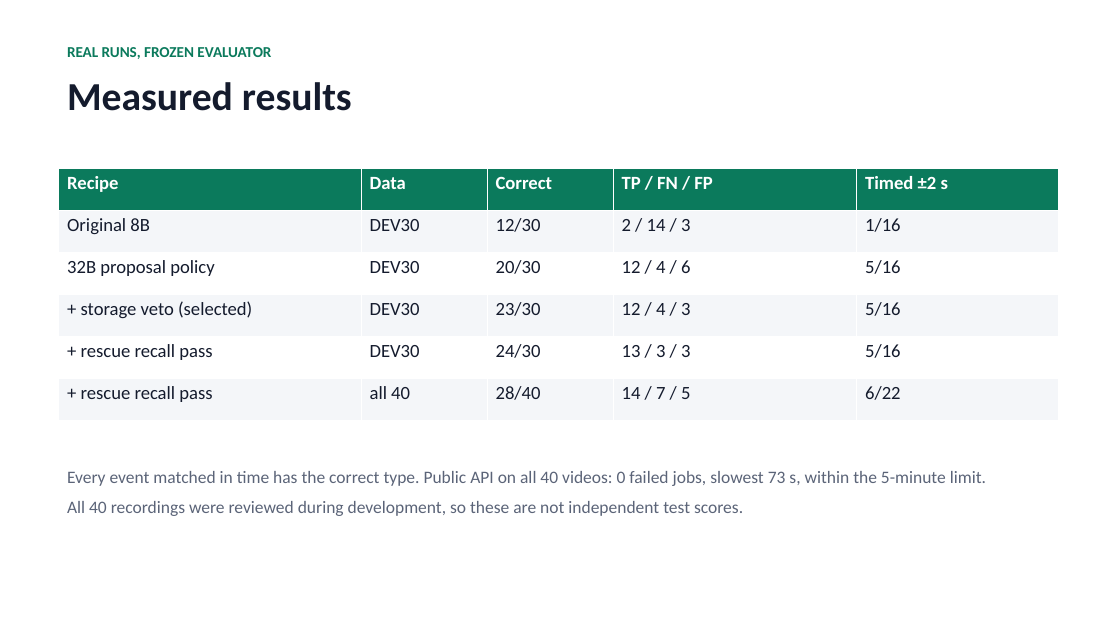
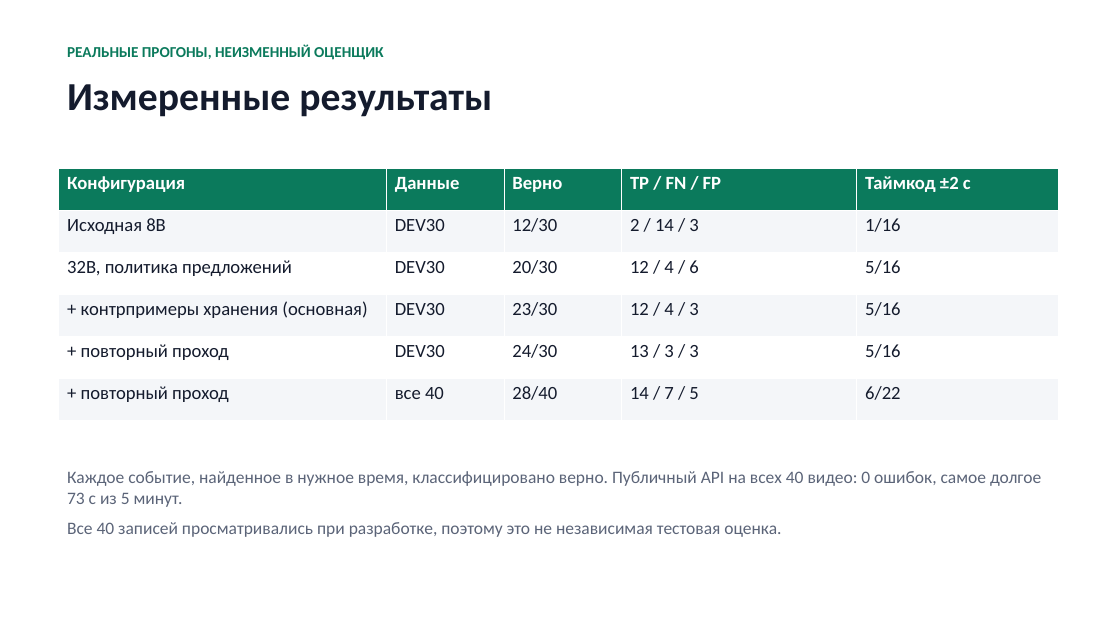
Before and after one commit to ibrakhim2906/fortebank-cash-handling-violation-detector, a slide deck: slide 4 of docs/CashLint-pitch.pptx. Drawn at 1120x630 pixels with LibreOffice and Linux fonts; fonts in the diff are those of the drawing. Boxes give left, top, right and bottom in pixels: in the first picture for what was removed or moved away, otherwise in the second. Text is boxed around its words. In the diff, an @@ line names an element or a change of style, - is before the commit and + after.

```diff
--- a/docs/CashLint-pitch.pptx
+++ b/docs/CashLint-pitch.pptx
@@ text at (67,44,384,60): text changed @@
-REAL RUNS, FROZEN EVALUATOR
+РЕАЛЬНЫЕ ПРОГОНЫ, НЕИЗМЕННЫЙ ОЦЕНЩИК
@@ text at (67,84,492,117): text changed @@
-Measured results
+Измеренные результаты
@@ table at (59,168,1059,420) @@
-row 1: Recipe | Data | Correct | TP / FN / FP | Timed ±2 s
+row 1: Конфигурация | Данные | Верно | TP / FN / FP | Таймкод ±2 с
-row 2, column 1: Original 8B
+row 2, column 1: Исходная 8B
-row 3, column 1: 32B proposal policy
+row 3, column 1: 32B, политика предложений
-row 4, column 1: + storage veto (selected)
+row 4, column 1: + контрпримеры хранения (основная)
-row 5, column 1: + rescue recall pass
+row 5, column 1: + повторный проход
-row 6, column 1: + rescue recall pass
+row 6, column 1: + повторный проход
-row 6, column 2: all 40
+row 6, column 2: все 40
@@ text at (67,471,1041,537): text changed @@
-Every event matched in time has the correct type. Public API on all 40 videos: 0 failed jobs, slowest 73 s, within the 5-minute limit.
-All 40 recordings were reviewed during development, so these are not independent test scores.
+Каждое событие, найденное в нужное время, классифицировано верно. Публичный API на всех 40 видео: 0 ошибок, самое долгое 73 с из 5 минут.
+Все 40 записей просматривались при разработке, поэтому это не независимая тестовая оценка.
```
Also in this commit, not shown: 3 other slides changed, 3 slides added, 3 slides removed, 1 other file.
